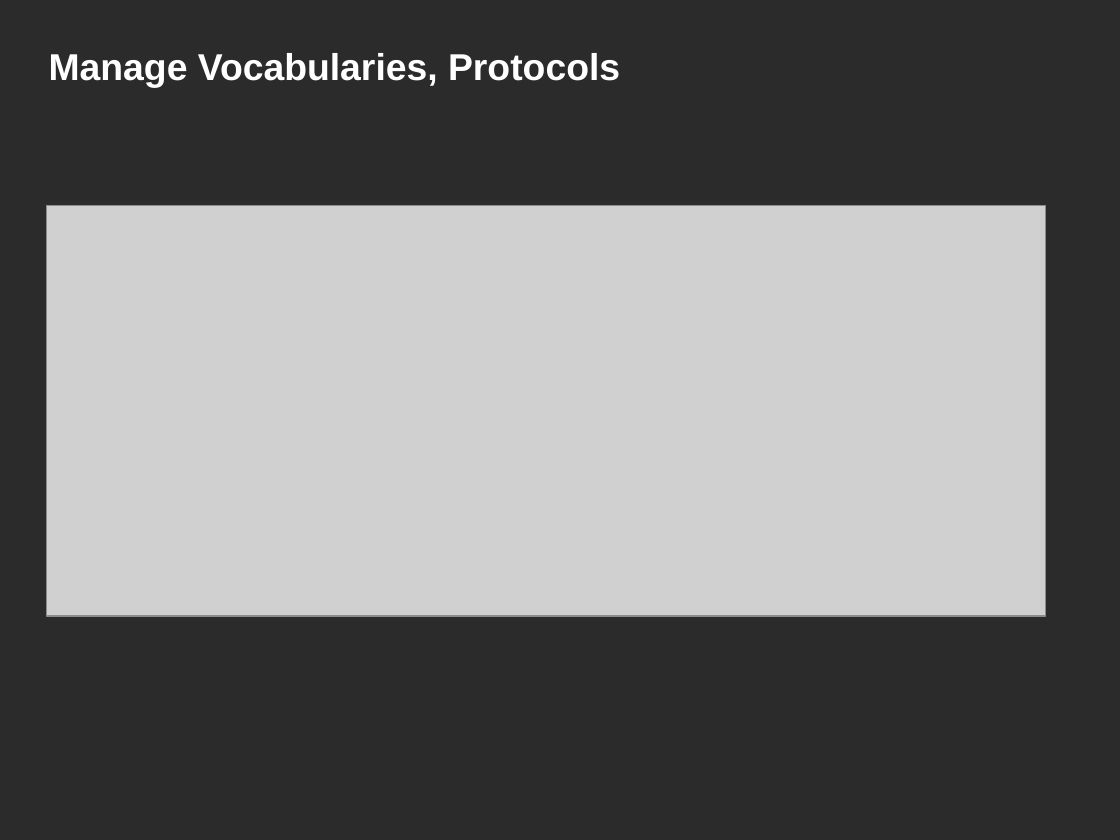
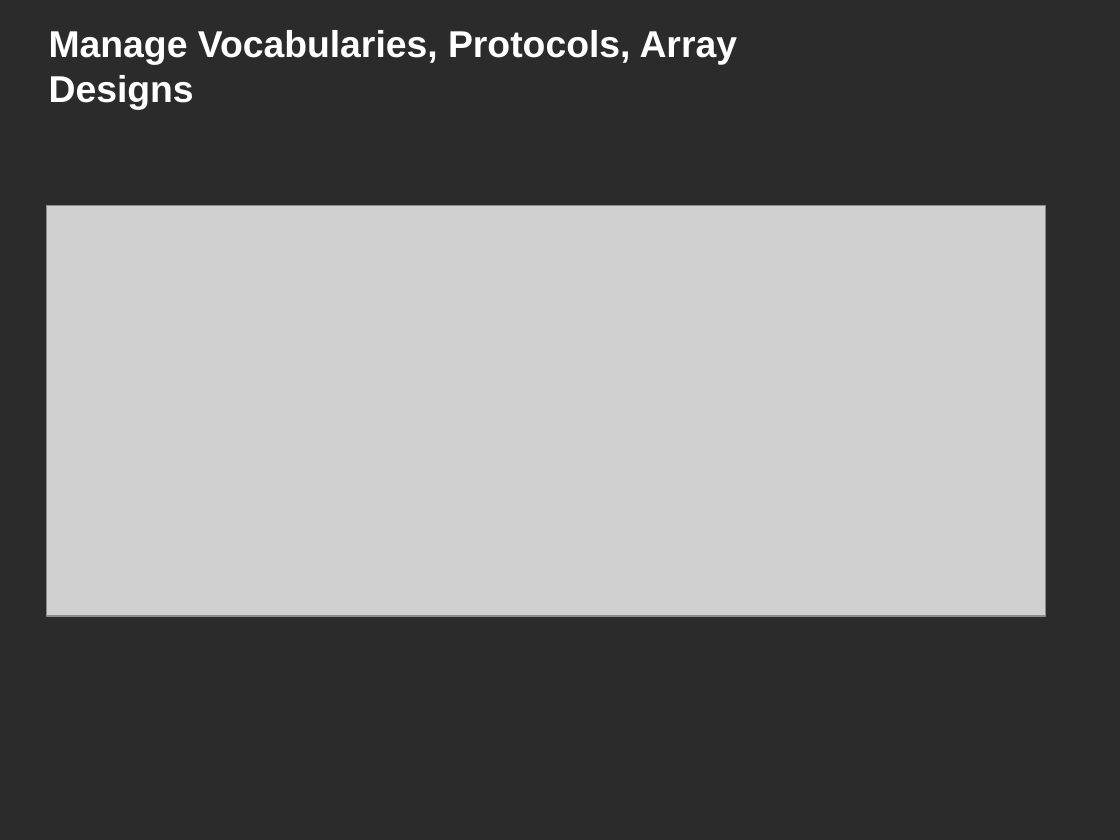
Before and after one commit to NCIP/caarray-docs, a slide deck: slide 9 of project_management/open_meetings/caArray User Community Meeting Feb6.ppt. Drawn at 1120x840 pixels with LibreOffice and Linux fonts; fonts in the diff are those of the drawing; grey boxes stand for pictures; background and template pictures are left out; a plain dark background stands for a picture behind light text. Boxes give left, top, right and bottom in pixels: in the first picture for what was removed or moved away, otherwise in the second. Text is boxed around its words. In the diff, an @@ line names an element or a change of style, - is before the commit and + after.

```diff
--- a/project_management/open_meetings/caArray User Community Meeting Feb6.ppt
+++ b/project_management/open_meetings/caArray User Community Meeting Feb6.ppt
@@ title at (49,30,738,110): text changed @@
-Manage Vocabularies, Protocols
+Manage Vocabularies, Protocols, Array Designs
```
Also in this commit, not shown: 4 other slides changed, 1 slide added.
